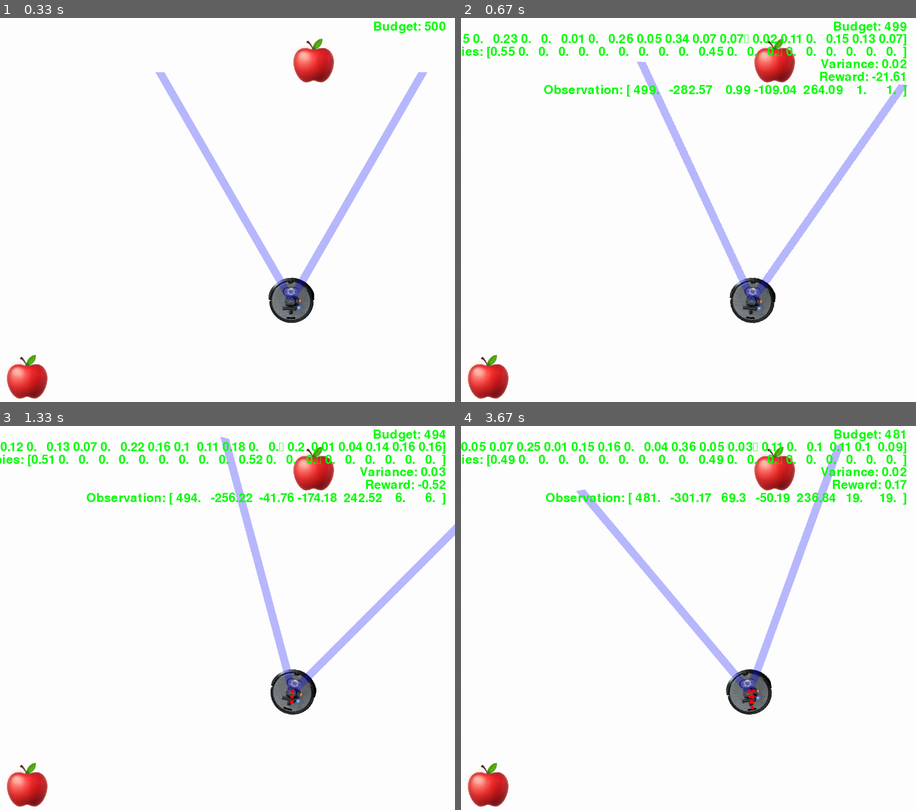
Above: before the commit, frames 1-4 (two rows, left to right).
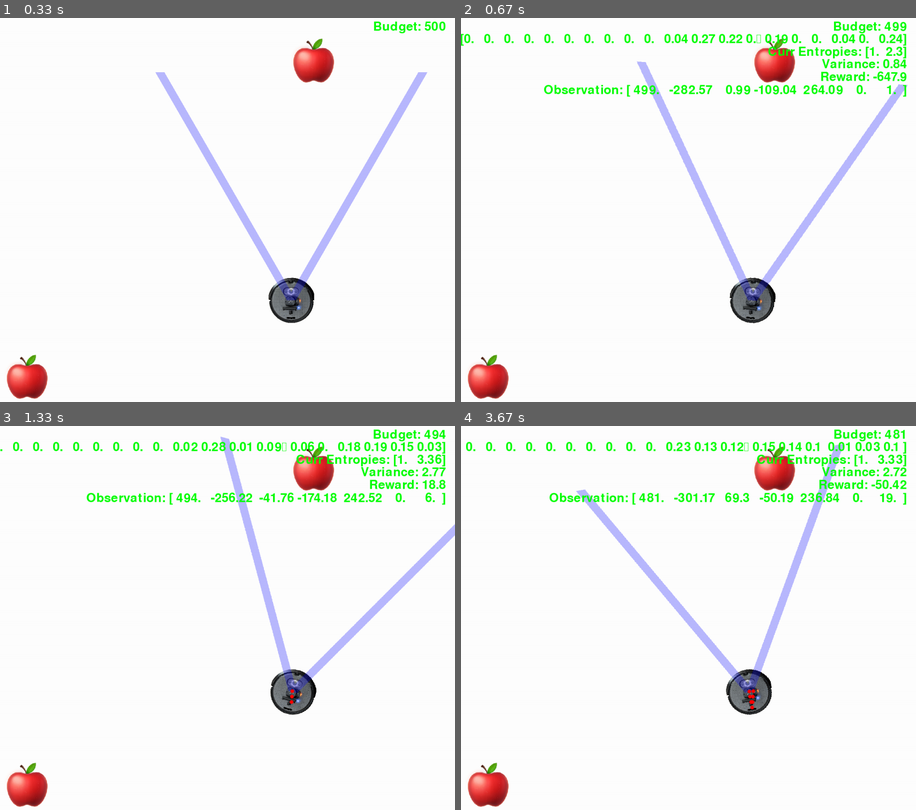
Above: after the commit, the same moments.

Repository: Anwealso/ReLOaD
Game: pygame game, started from reload/simplesim/env_gym.py
The game is run twice, just before and just after one commit, with the same random seed, the same clock (stepped at 60 frames per second) and the same inputs.
Inputs:
- Up to frame 1 (0.33 s): no input
- Up to frame 2 (0.67 s): hold Right from 0.33 s (still down)
- Up to frame 3 (1.33 s): release Right at 0.8 s; hold Up 0.83-1.13 s; tap Space at 0.9, 1.23 s; hold Right from 1.17 s (still down)
- Up to frame 4 (3.67 s): release Right at 1.63 s; hold Left 1.67-2.2 s; tap Space at 1.73, 2.3, 2.75, 3.27 s; hold Down 2.23-2.65 s; hold Left 2.68-3.17 s; hold Up from 3.2 s (still down)

Frame 1 is identical in both runs. In frame 2, 2.8% of the frame differs, in the area x 0-98%, y 3-20%; in frame 3, 2.9%; in frame 4, 3.9%, in the area x 0-98%, y 3-21%.

Commit message:
Updated entropy to only change for objects in view

Diff:
--- a/reload/simplesim/env.py
+++ b/reload/simplesim/env.py
@@ -421,10 +421,14 @@
             # print(f"cansee confidence: {confidence}")
 
         else:
-            # Assign random low confidences when no object in view (uniform distribution between 0 and mean)
-            confidence = np.random.rand(self.num_classes) # random numbers
-            confidence = confidence / np.sum(confidence) # normalise to 1
-            # print(f"nosee confidence: {confidence}")
+            # Return 0 confidences if we know the target is not in view
+            confidence = np.zeros(shape=(self.num_classes, )) # random numbers
+            return confidence
+
+            # # Assign random low confidences when no object in view (uniform distribution between 0 and mean)
+            # confidence = np.random.rand(self.num_classes) # random numbers
+            # confidence = confidence / np.sum(confidence) # normalise to 1
+            # # print(f"nosee confidence: {confidence}")
 
         # Add gaussian noise (simulated confusion) to the true class probability
         std_dev = 0.1
@@ -475,15 +479,17 @@
             None
         """
 
-        # Get which of the objects are in the FOV
+        # Get simulated confidences
         for i, target in enumerate(self.targets):
-            # Assign a non-zero confidence for those in view
             confidence = self.get_confidence(target)
-
             self.current_confidences[i] = confidence
 
         # Add the current timestep confidences to the comprehensive all timesteps list
-        self.confidences = np.append(self.confidences, self.current_confidences, axis=1)
+        # print(np.shape(self.confidences))
+        # print(np.shape(np.expand_dims(self.current_confidences, 2)))
+
+        self.confidences = np.append(self.confidences, np.expand_dims(self.current_confidences, 2), axis=2)
+        # print(np.shape(self.confidences))
 
     def set_scoreboard(self, scoreboard_items):
         self.scoreboard_items = scoreboard_items
@@ -663,7 +669,7 @@
         self.spawn_targets(self.num_targets)
 
         self.current_confidences = np.zeros((self.num_targets, self.num_classes), dtype=np.float32)
-        self.confidences = np.zeros((self.num_targets, self.num_classes), dtype=np.float32)
+        self.confidences = np.zeros((self.num_targets, self.num_classes, 1), dtype=np.float32)
 
         self.count = 0
 
--- a/reload/simplesim/env_gym.py
+++ b/reload/simplesim/env_gym.py
@@ -58,7 +58,7 @@
             self.observation_space_unflattened
         )
 
-        self.entropies = np.zeros_like(self.game.current_confidences)
+        self.entropies = np.zeros(shape=(num_targets, 1))
 
         self.window = None
         self.clock = None
@@ -129,54 +129,79 @@
         confidence history
 
         Args:
-            target_confidence_history: A 1D array of the confidences observed
-            on the target over all time (dims: (1,num_timesteps))
+            target_confidence_history: A 2D array of the confidences observed
+            on the target over all time (dims: (num_classes,num_timesteps))
         Returns:
             The entropy of the target
-        """
-        num_observations = np.count_nonzero(target_confidence_history)
+
+        # TODO: Resolve which entropy to use - I like method 1 since it seems to adjust faster
+        """
+        num_observations = np.count_nonzero(target_confidence_history[0,:])
         if num_observations == 0:
             return 1
-        target_unconfidence_history = 1 - target_confidence_history
-
-        # Get the weighted probability that the object is of the true class
-        # or the false class gained from each observation
-        # probability_true_class = np.divide(target_confidence_history, num_observations)
-        # probability_false_class = np.divide(target_unconfidence_history, num_observations)
-        probability_true_class = target_confidence_history
-        probability_false_class = target_unconfidence_history
+
+
+        # # --------------------- METHOD 1 - LOG THEN SUM OVER TIME -------------------- #
+        # # ------------- THIS IS THE: Average entropy across all timesteps ------------ #
+
+        # # # Get the weighted probability that the object is of each class
+        # # probability = np.divide(target_confidence_history, num_observations)
+        # probability = target_confidence_history
+
+        # # Get the suprrise associated with identifying the target as its true
+        # # class or falsely as another class from an observation
+        # suprise = np.log2(
+        #     probability,
+        #     where=(probability > 0),
+        #     out=np.zeros_like(target_confidence_history),
+        # )
+
+        # # The entropy associated with the target
+        # entropy = -np.multiply(probability, suprise)
+        # entropy = np.sum(entropy)
+
+        # # Now compute the average entropy across all timesteps
+
+        # # The total entropy of the dataset of observation on the target
+        # entropy = np.divide(entropy, num_observations)
+
+
+        # --------------------- METHOD 2 - SUM OVER TIME THEN LOG -------------------- #
+        # -------------- THIS IS THE: Entropy of the average probability ------------- #
+
+        # # Get the weighted probability that the object is of each class
+        # probability = np.divide(target_confidence_history, num_observations)
+        probability_sum = np.sum(target_confidence_history, axis=1)
+        probability = np.divide(probability_sum, num_observations) # normalise
+
+        # Now compute the entropy of the average probability
 
         # Get the suprrise associated with identifying the target as its true
         # class or falsely as another class from an observation
-        suprise_true = np.log2(
-            probability_true_class,
-            where=(probability_true_class > 0),
-            out=np.zeros_like(target_confidence_history),
-        )
-        suprise_false = np.log2(
-            probability_false_class,
-            where=(probability_false_class > 0),
-            out=np.zeros_like(target_confidence_history),
-        )
-
-        # The entropy associated with identifying the target as its true class
-        # or falsely as another class from an observation
-        entropy_true = -np.multiply(probability_true_class, suprise_true)
-        entropy_false = -np.multiply(probability_false_class, suprise_false)
-        # The total entropy of the dataset of observation on the target
-        entropy = np.sum(entropy_true + entropy_false)
-        entropy = np.divide(entropy, num_observations)
+        suprise = np.log2(
+            probability,
+            where=(probability > 0),
+            out=np.zeros_like(probability),
+        )
+
+        # The entropy associated with the target
+        entropy = -np.multiply(probability, suprise)
+        entropy = np.sum(entropy)
+        print(f"entropy2: {entropy}")
+
+
+
+
+
         # Set entropy to 1 for objects that do not have any observations
         if entropy == 0:
             entropy = 1
 
         if verbose > 0:
-            print("\n", num_observations)
+            print(f"num_observations: {num_observations}")
             print(f"target_confidence_history: {target_confidence_history}")
-            print(f"target_unconfidence_history: {target_unconfidence_history}")
-            print(f"entropy_true: {entropy_true}")
-            print(f"entropy_false: {entropy_false}")
             print(f"entropy: {entropy}")
+            print("\n")
 
         return entropy
 
@@ -198,11 +223,12 @@
         """
         entropy_reward = 0
         for i in range(0, len(self.game.targets)):
+            class_id = self.game.targets[i].class_id
             old_entropy = self.get_target_entropy(
-                self.game.confidences[i, :-1]
+                self.game.confidences[i, :, :-1]
             )  # all timesteps up until and excluding last
             new_entropy = self.get_target_entropy(
-                self.game.confidences[i, :]
+                self.game.confidences[i, :, :]
             )  # all timesteps
 
             entropy_diff = float(old_entropy - new_entropy)
@@ -227,6 +253,7 @@
         if verbose > 0:
             print(f"self.game.confidences: {self.game.confidences}")
             print(f"old_entropy: {old_entropy}")
+            print(f"new_entropy: {new_entropy}")
             print(f"new_entropy: {new_entropy}")
             print(
                 f"====================== entropy_reward: {entropy_reward} ======================"
